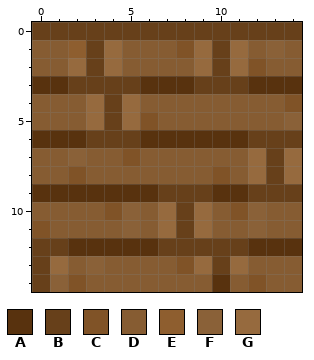
Two versions of one pixel-art sprite, TwentyFour/assets/themes/great_hall/tiles/ground.png. Above, as it was before the edit.
The file is 15x15 pixels. Colours within 5 levels of each other are drawn and written as one.
Palette (. is transparent): A #58320e  B #67401a  C #805327  D #865c32  E #8e5e2f  F #8a6138  G #966a3e
And afterwards:
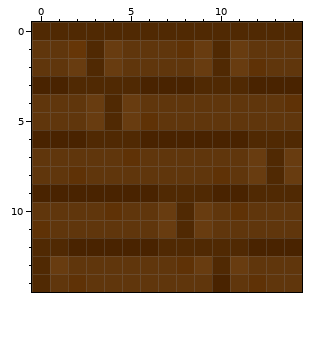
Edits made:
@@ palette @@
-A #58320e
+A #492300
-B #67401a
+B #502903
-C #805327
+C #5f3206
-D #865c32
+D #60360c
-E #8e5e2f
+E #663607
-G #966a3e
+G #683c10
@@ x 11..14 @@
  0 BBBB
- 1 GDFD
+ 1 GDDD
  2 GCDD
@@ x 0..14 @@
  4 DDDGBGDDDDDDDDC
- 5 DDDGBGCDDDDDDDF
+ 5 DDDGBGCDDDDDDDD
  6 AAABBBAAAAAABBB
- 7 DDFDDCDDDDDDGBG
+ 7 DDDDDCDDDDDDGBG
  8 DDCDDDDDDDCDGBG
  9 AAAAAAABBBAABBB
-10 DDDDCFDGBGDCFDD
-11 CDDDDFDGBGDDFDD
+10 DDDDCDDGBGDCDDD
+11 CDDDDDDGBGDDDDD
 12 BBAAAAABBBBBAAA
-13 BGDFDDDDCGBGDDD
-14 BFCDDDDDDDADCDD
+13 BGDDDDDDCGBGDDD
+14 BDCDDDDDDDADCDD
